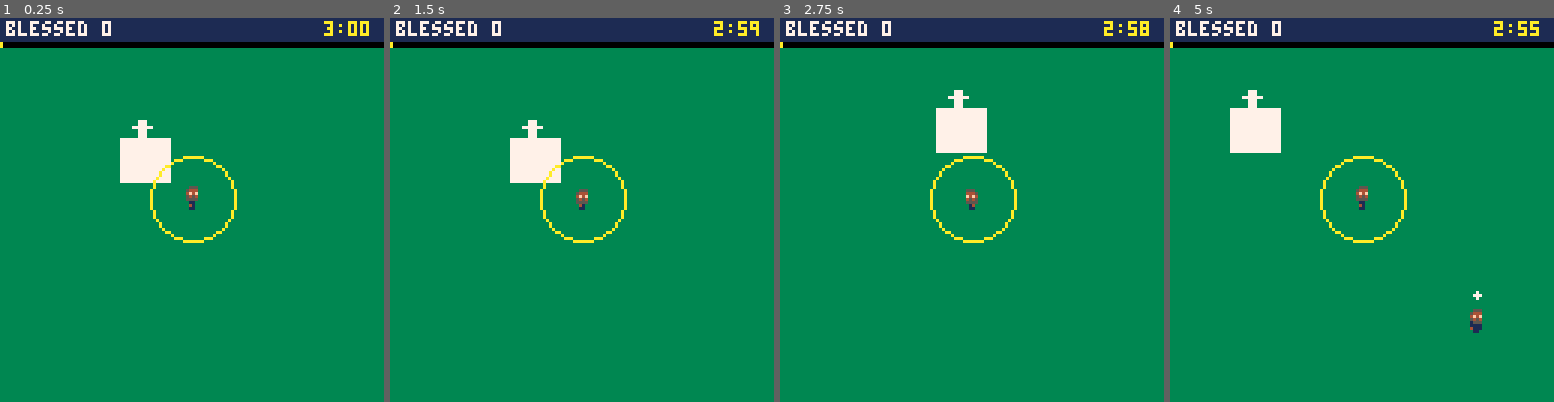
Above: before the commit, frames 1-4 (left to right).
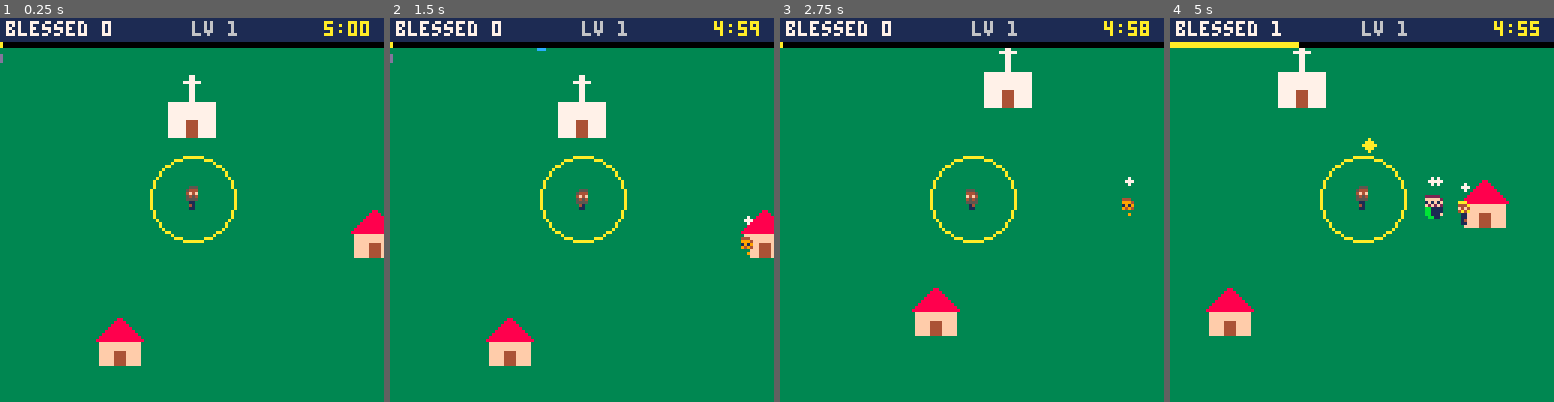
Above: after the commit, the same moments.

Repository: shalone86/sdcourses
Game: PICO-8 cartridge game/blessed.p8
Two runs of this game, one before a commit and one after it. Both use one fixed random seed, a clock stepped at 60 frames per second and the inputs below.
Inputs:
- Up to frame 1 (0.25 s): no input
- Up to frame 2 (1.5 s): tap O (Z key) at 0.33, 0.7, 1.43 s; tap X (X key) at 1.07 s
- Up to frame 3 (2.75 s): hold Left 1.97-2.37 s; tap X (X key) at 2.07, 2.4, 2.73 s; tap O (Z key) at 2.22 s; hold Down from 2.42 s (still down)
- Up to frame 4 (5 s): release Down at 2.82 s; hold Right 2.87-3.53 s; tap X (X key) every 0.33 s from 3.07 to 4.73 s; tap O (Z key) at 3.1, 3.98, 4.87 s; hold Up 3.58-4.08 s; hold Right 4.13-4.53 s; hold Down from 4.58 s (still down)

The runs differ from the first frame. In frame 1, 5.1% of the frame differs, in the area x 0-100%, y 0-91%; in frame 2, 5.2%; in frame 3, 4.4%; in frame 4, 6.7%, in the area x 0-89%, y 0-83%.

Commit message:
Blessed!: a town with houses, people who come to you, grace to collect, gift boxes, pickups, sad neighbors, outfits and random looks
People walk out of houses toward the priest, each with a random look (her
base colors swapped per part). Blessed people drop grace to walk over;
every minute a sad neighbor needs many blessings and leaves a gift box
(pick an upgrade). Rosary, holy water bucket and coffee lie around.
Bishop changes the priest's outfit; deacon and helper priest have slots.
Upgrades have levels; best score is saved. npm run pico8 now keeps slots
it doesn't list and writes the parts table.

Co-Authored-By: Claude Opus 5.5 <noreply@anthropic.com>
Claude-Session: https://claude.ai/code/session_014A5HNbCtgPJAi8nNk3cpQw

Diff:
--- a/game/blessed.p8
+++ b/game/blessed.p8
@@ -4,82 +4,239 @@
 -- blessed! a priest survivors game
 -- arrows walk. you bless anyone
 -- near you on your own.
--- level up: left/right choose,
--- x or z take it.
-
--- sprite slots (game/sprites.json)
-s_priest=0 s_deacon=2 s_helper=4
+-- level up / gift box: left/right
+-- choose, x or z take it.
+
+-- sprite slots: game/sprites.json
+-- says which drawing goes where.
+-- a slot with no drawing yet shows
+-- as a dot or a plain shape.
+s_priest=0 s_bishop=2
+s_deacon=4 s_helper=6
 s_people={16,18,20,22,24}
-
-day_len=180 -- seconds in a day
+s_grace=32 s_chest=33
+s_rosary=34 s_bucket=35
+s_coffee=36 s_car=37
+s_decor={40,41,42,43,44,45}
+-- 16x16 buildings
+s_house=48 s_church=50 s_hosp=52
+
+world=512   -- town size in pixels
+day_len=300 -- seconds in a day
+
+-- @parts (npm run pico8 writes this from game/sprites.json)
+parts={[1]="clothes",[4]="skin",[5]="hair",[15]="eyes"}
+-- @end
+
+-- random looks for the people:
+-- each part's color is swapped
+-- for one of these colors
+looks={
+ hair={1,2,4,5,6,7,9,10},
+ shirt={1,2,3,8,9,11,12,13,14},
+ pants={1,2,3,5,12,13},
+ shoes={1,2,4,5},
+ clothes={1,2,3,8,9,11,12,13,14},
+}
+skins={{4,15},{15,1},{9,1},{4,1}} -- skin, eyes
+
+cartdata("sdcason_blessed")
 
 function _init()
- p={x=64,y=64,spd=1,r=14,cd=0,rate=45,fl=false}
+ make_town()
+ p={x=256,y=272,spd=1,r=14,cd=0,
+  rate=45,fl=false,fast=0,mag=14}
  people={} fx={} helpers={}
- deacons=0 church=0 chap=false
+ graces={} items={}
+ deacons=0 church=0
+ chap=false bishop=false
+ lv={} -- level of each upgrade
  score=0 xp=0 need=3 lvl=1
- t=0 missed=0
+ t=0 missed=0 msg="" msg_t=0
  state="play"
- church_x,church_y=40,40
- hosp_x,hosp_y=180,90
-end
-
--- upgrades: name, what it does
+ for i=1,8 do drop_item(rnd(world),rnd(world)) end
+end
+
+-- upgrades: name, what it does,
+-- most times you can take it
 ups={
- {n="holy water",d="bless farther",f=function() p.r+=6 end},
- {n="quick hands",d="bless faster",f=function() p.rate=max(10,p.rate-8) end},
- {n="a car",d="go faster",f=function() p.spd+=0.4 end},
- {n="a deacon",d="blesses with you",f=function() deacons+=1 end},
- {n="bishop!",d="priests bless for you",f=function() add(helpers,{x=p.x,y=p.y,cd=0}) end},
- {n="fix the church",d="more people come",f=function() church+=1 end},
- {n="chaplain",d="hospital blesses itself",f=function() chap=true end},
+ {n="holy water",d="bless farther",max=5,
+  f=function() p.r+=5 end},
+ {n="quick hands",d="bless faster",max=5,
+  f=function() p.rate=max(12,p.rate-7) end},
+ {n="a car",d="drive faster",max=3,
+  f=function() p.spd+=0.4 end},
+ {n="guardian angel",d="grace flies to you",max=4,
+  f=function() p.mag+=10 end},
+ {n="a deacon",d="blesses beside you",max=4,
+  f=function() deacons+=1 end},
+ {n="bishop",d="a priest blesses for you",max=5,
+  f=function() bishop=true add(helpers,{x=p.x,y=p.y,cd=0}) end},
+ {n="fix the church",d="the church blesses too",max=5,
+  f=function() church+=1 end},
+ {n="chaplain",d="the hospital is blessed",max=1,
+  f=function() chap=true end},
 }
 
-function drawn(n)
- for y=0,7 do for x=0,7 do
-  if sget((n%16)*8+x,flr(n/16)*8+y)!=0 then return true end
+-->8
+-- the town
+
+function make_town()
+ bldg={}
+ add(bldg,{x=248,y=232,s=s_church,k="church"})
+ add(bldg,{x=380,y=120,s=s_hosp,k="hosp"})
+ -- doors she paints in the map
+ -- editor (sprite flag 1) send
+ -- people out too
+ for my=0,63 do for mx=0,63 do
+  if fget(mget(mx,my),1) then
+   add(bldg,{x=mx*8,y=my*8,k="door"})
+  end
  end end
+ for i=1,40 do
+  local x,y=16+rnd(world-48),16+rnd(world-48)
+  if free(x,y) then
+   add(bldg,{x=x,y=y,s=s_house,k="house"})
+  end
+ end
+ decor={}
+ for i=1,150 do
+  add(decor,{x=rnd(world),y=rnd(world),s=rnd(s_decor)})
+ end
+end
+
+function free(x,y)
+ if abs(x-256)<40 and abs(y-260)<40 then return false end
+ for b in all(bldg) do
+  if abs(b.x-x)<28 and abs(b.y-y)<28 then return false end
+ end
+ return true
+end
+
+-- walls stop the priest: buildings,
+-- the town's edge, and map tiles
+-- with sprite flag 0
+function solid(x,y)
+ if x<4 or y<8 or x>world-4 or y>world then return true end
+ if fget(mget(x\8,y\8),0) then return true end
+ for b in all(bldg) do
+  if b.s and x>b.x and x<b.x+16
+   and y>b.y+6 and y<b.y+17 then
+   return true
+  end
+ end
  return false
 end
 
-function sprite(n,x,y,fl,c)
- -- her drawing, or a dot until she draws it
- if drawn(n) then
-  spr(n+flr(t/15)%2,x-4,y-8,1,1,fl)
+function near(ax,ay,bx,by,r)
+ local dx,dy=ax-bx,ay-by
+ return abs(dx)<r and abs(dy)<r
+  and dx*dx+dy*dy<r*r
+end
+
+-->8
+-- people, blessings, things
+
+function new_look()
+ local sk,l=rnd(skins),{}
+ for c,k in pairs(parts) do
+  if k=="skin" then l[c]=sk[1]
+  elseif k=="eyes" then l[c]=sk[2]
+  elseif looks[k] then l[c]=rnd(looks[k]) end
+ end
+ return l
+end
+
+function spawn(big)
+ -- out of a house near you,
+ -- or from off the screen
+ local x,y
+ local close={}
+ for b in all(bldg) do
+  if abs(b.x-p.x)<100 and abs(b.y-p.y)<100 then
+   add(close,b)
+  end
+ end
+ if #close>0 and rnd(1)<0.7 then
+  local b=rnd(close)
+  x,y=b.x+8,b.y+18
  else
-  circfill(x,y-4,3,c)
- end
-end
-
-function spawn()
- local a=rnd(1)
- local sx,sy=p.x+cos(a)*80,p.y+sin(a)*80
- if rnd(4)<church then sx,sy=church_x+rnd(16),church_y+rnd(16) end
- add(people,{x=sx,y=sy,s=rnd(s_people),
-  wait=600+rnd(300),dx=rnd(0.6)-0.3,dy=rnd(0.6)-0.3})
+  local a=rnd(1)
+  x,y=p.x+cos(a)*90,p.y+sin(a)*90
+ end
+ local q={x=x,y=y,s=rnd(s_people),
+  look=new_look(),need=1,hit=0,
+  wait=900+rnd(300),spd=.2+rnd(.2)}
+ if big then
+  q.big=true q.need=10+lvl\2
+  q.spd=.15 q.wait=3600
+ end
+ add(people,q)
 end
 
 function bless(x,y,r)
  for q in all(people) do
-  if (q.x-x)^2+(q.y-y)^2<r*r then
-   del(people,q)
-   score+=1 xp+=1
-   add(fx,{x=q.x,y=q.y,t=20})
-  end
+  if near(q.x,q.y-4,x,y,r) then
+   q.need-=1 q.hit=4
+   if q.need<=0 then
+    del(people,q) score+=1
+    add(graces,{x=q.x,y=q.y-4,v=q.big and 10 or 1})
+    if q.big then add(items,{x=q.x,y=q.y,k="chest"}) end
+    add(fx,{x=q.x,y=q.y,t=20})
+    sfx(0)
+   end
+  end
+ end
+end
+
+function drop_item(x,y)
+ add(items,{x=mid(16,x,world-16),y=mid(16,y,world-16),
+  k=rnd({"rosary","bucket","coffee"})})
+end
+
+function use(k)
+ sfx(1)
+ if k=="chest" then
+  sfx(3) offer("a gift box!")
+ elseif k=="rosary" then
+  for g in all(graces) do g.pull=true end
+  say("rosary: all grace comes")
+ elseif k=="bucket" then
+  for q in all(people) do
+   if not q.big then q.need=1 end
+  end
+  bless(p.x,p.y,90)
+  say("holy water for everyone!")
+ elseif k=="coffee" then
+  p.fast=300 say("coffee! go go go")
+ end
+end
+
+function say(s) msg=s msg_t=90 end
+
+function offer(title)
+ local pool={}
+ for u in all(ups) do
+  if (lv[u.n] or 0)<u.max then add(pool,u) end
+ end
+ choices={}
+ for i=1,min(3,#pool) do
+  local u=rnd(pool) del(pool,u) add(choices,u)
+ end
+ if #choices>0 then
+  pick=1 pick_title=title state="pick"
  end
 end
 
 function levelup()
  xp-=need lvl+=1
- need=flr(need*1.4)+1
- choices={}
- local pool={}
- for u in all(ups) do add(pool,u) end
- for i=1,3 do
-  local u=rnd(pool) del(pool,u) add(choices,u)
- end
- pick=1 state="pick"
-end
+ need=flr(need*1.3)+1
+ sfx(2)
+ offer("level "..lvl.."! choose one")
+end
+
+-->8
+-- update
 
 function _update()
  if state=="over" then
@@ -87,29 +244,55 @@
   return
  end
  if state=="pick" then
-  if btnp(0) then pick=max(1,pick-1) end
-  if btnp(1) then pick=min(3,pick+1) end
+  if btnp(0) or btnp(2) then pick=max(1,pick-1) end
+  if btnp(1) or btnp(3) then pick=min(#choices,pick+1) end
   if btnp(4) or btnp(5) then
-   choices[pick].f() state="play"
+   local u=choices[pick]
+   lv[u.n]=(lv[u.n] or 0)+1
+   u.f() state="play"
   end
   return
  end
 
  t+=1
- if t>=day_len*30 then state="over" return end
-
- -- walk
+ if t>=day_len*30 then
+  state="over"
+  best=dget(0)
+  if score>best then dset(0,score) end
+  return
+ end
+
+ -- walk (coffee doubles it)
  local dx,dy=0,0
  if btn(0) then dx-=1 p.fl=true end
  if btn(1) then dx+=1 p.fl=false end
  if btn(2) then dy-=1 end
  if btn(3) then dy+=1 end
- p.x+=dx*p.spd p.y+=dy*p.spd
-
- -- people come asking
- if t%max(8,30-church*4-flr(t/600))==0 then spawn() end
+ local sp=p.spd
+ if p.fast>0 then sp*=2 p.fast-=1 end
+ if not solid(p.x+dx*sp,p.y) then p.x+=dx*sp end
+ if not solid(p.x,p.y+dy*sp) then p.y+=dy*sp end
+
+ -- more and more people ask
+ if t%max(6,30-church*3-t\900)==0 then spawn() end
+ -- every minute, a sad neighbor
+ -- who needs lots of blessings
+ if t%1800==900 then
+  spawn(true) say("a sad neighbor needs you!")
+ end
+ -- now and then, a gift lands
+ if t%450==0 then
+  drop_item(p.x+rnd(160)-80,p.y+rnd(160)-80)
+ end
+
+ -- they come to you
  for q in all(people) do
-  q.x+=q.dx q.y+=q.dy q.wait-=1
+  local a=atan2(p.x-q.x,p.y-q.y)
+  if not near(q.x,q.y,p.x,p.y,6) then
+   q.x+=cos(a)*q.spd q.y+=sin(a)*q.spd
+  end
+  q.fl=cos(a)<0
+  q.wait-=1
   if q.wait<=0 then del(people,q) missed+=1 end
  end
 
@@ -117,15 +300,17 @@
  p.cd-=1
  if p.cd<=0 then
   p.cd=p.rate
-  bless(p.x,p.y,p.r)
+  bless(p.x,p.y-4,p.r)
   for i=1,deacons do
    local a=t/90+i/deacons
-   bless(p.x+cos(a)*18,p.y+sin(a)*18,8)
-  end
-  if chap then bless(hosp_x+8,hosp_y+8,30) end
- end
-
- -- your priests go to whoever waits
+   bless(p.x+cos(a)*18,p.y-4+sin(a)*18,9)
+  end
+  if church>0 then bless(256,248,16+church*8) end
+  if chap then bless(388,128,36) end
+ end
+
+ -- your priests go to whoever
+ -- has waited longest
  for h in all(helpers) do
   local q=people[1]
   if q then
@@ -133,39 +318,139 @@
    h.x+=cos(a)*0.8 h.y+=sin(a)*0.8
   end
   h.cd-=1
-  if h.cd<=0 then h.cd=40 bless(h.x,h.y,10) end
- end
-
- for f in all(fx) do f.t-=1 if f.t<=0 then del(fx,f) end end
- if xp>=need then levelup() end
+  if h.cd<=0 then h.cd=40 bless(h.x,h.y-4,10) end
+ end
+
+ -- grace: walk near it to pick it up
+ for g in all(graces) do
+  if g.pull or near(g.x,g.y,p.x,p.y-4,p.mag) then
+   local a=atan2(p.x-g.x,p.y-4-g.y)
+   g.x+=cos(a)*3 g.y+=sin(a)*3
+  end
+  if near(g.x,g.y,p.x,p.y-4,5) then
+   del(graces,g) xp+=g.v sfx(1)
+  end
+ end
+
+ for it in all(items) do
+  if near(it.x,it.y,p.x,p.y-4,8) then
+   del(items,it) use(it.k)
+   if state=="pick" then break end
+  end
+ end
+
+ for f in all(fx) do
+  f.t-=1 if f.t<=0 then del(fx,f) end
+ end
+ msg_t=max(0,msg_t-1)
+ if xp>=need and state=="play" then levelup() end
+end
+
+-->8
+-- draw
+
+dc={}
+function drawn(n)
+ if dc[n]==nil then
+  dc[n]=false
+  for y=0,7 do for x=0,7 do
+   if sget(n%16*8+x,n\16*8+y)!=0 then dc[n]=true end
+  end end
+ end
+ return dc[n]
+end
+
+function sprite(n,x,y,fl,c)
+ -- her drawing (2 frames), or a dot
+ if drawn(n) then
+  spr(n+flr(t/15)%2,x-4,y-8,1,1,fl)
+ else
+  circfill(x,y-4,3,c)
+ end
+end
+
+function thing(n,x,y,c)
+ if drawn(n) then spr(n,x-4,y-4) else circfill(x,y,2,c) end
+end
+
+function shape(b)
+ local x,y=b.x,b.y
+ if b.k=="church" then
+  rectfill(x,y+4,x+15,y+15,7)
+  rectfill(x+7,y-5,x+8,y+4,7)
+  line(x+5,y-3,x+10,y-3,7)
+  rectfill(x+6,y+10,x+9,y+15,4)
+ elseif b.k=="hosp" then
+  rectfill(x,y+2,x+15,y+15,7)
+  rectfill(x+7,y+4,x+8,y+11,8)
+  rectfill(x+4,y+7,x+11,y+8,8)
+ else
+  rectfill(x+1,y+7,x+14,y+15,15)
+  for i=0,7 do line(x+7-i,y+i,x+8+i,y+i,8) end
+  rectfill(x+6,y+11,x+9,y+15,4)
+ end
+end
+
+function draw_person(q)
+ for c,n in pairs(q.look) do pal(c,n) end
+ if q.hit>0 then
+  for i=1,15 do pal(i,7) end
+  q.hit-=1
+ end
+ if q.big then
+  local n=q.s+flr(t/15)%2
+  if drawn(q.s) then
+   sspr(n%16*8,n\16*8,8,8,q.x-8,q.y-16,16,16,q.fl)
+  else circfill(q.x,q.y-7,6,12) end
+ else
+  sprite(q.s,q.x,q.y,q.fl,12)
+ end
+ pal()
+ -- "+" asks for a blessing; a sad
+ -- neighbor shows how many more
+ if q.wait>120 or t%8<4 then
+  if q.big then print(q.need,q.x-3,q.y-23,12)
+  else print("+",q.x-1,q.y-15,7) end
+ end
 end
 
 function _draw()
  cls(3)
  camera(p.x-64,p.y-64)
- -- church grows as you fix it
- rectfill(church_x,church_y,church_x+16+church*4,church_y+14,7)
- rectfill(church_x+6,church_y-6,church_x+8,church_y,7)
- line(church_x+4,church_y-4,church_x+10,church_y-4,7)
- if chap then
-  rectfill(hosp_x,hosp_y,hosp_x+16,hosp_y+12,7)
-  rectfill(hosp_x+7,hosp_y+2,hosp_x+9,hosp_y+10,8)
-  rectfill(hosp_x+4,hosp_y+5,hosp_x+12,hosp_y+7,8)
- end
+ map(0,0,0,0,64,64)
+ for d in all(decor) do spr(d.s,d.x,d.y) end
+ for b in all(bldg) do
+  if b.s then
+   if drawn(b.s) then spr(b.s,b.x,b.y,2,2)
+   else shape(b) end
+  end
+ end
+ if church>0 then circ(256,248,16+church*8,7) end
+ if chap then circ(388,128,36,8) end
  circ(p.x,p.y-4,p.r,10)
- for q in all(people) do
-  sprite(q.s,q.x,q.y,q.dx<0,12)
-  -- the asking bubble blinks when time runs short
-  if q.wait>120 or t%8<4 then
-   print("+",q.x-1,q.y-15,7)
-  end
- end
+
+ for it in all(items) do
+  local s,c=s_chest,9
+  if it.k=="rosary" then s,c=s_rosary,13
+  elseif it.k=="bucket" then s,c=s_bucket,12
+  elseif it.k=="coffee" then s,c=s_coffee,4 end
+  thing(s,it.x,it.y+sin(t/40),c)
+ end
+ for g in all(graces) do thing(s_grace,g.x,g.y,10) end
+ for q in all(people) do draw_person(q) end
  for i=1,deacons do
   local a=t/90+i/deacons
   sprite(s_deacon,p.x+cos(a)*18,p.y+sin(a)*18,false,9)
  end
- for h in all(helpers) do sprite(s_helper,h.x,h.y,false,13) end
- sprite(s_priest,p.x,p.y,p.fl,0)
+ for h in all(helpers) do
+  sprite(s_helper,h.x,h.y,false,13)
+ end
+ if (lv["a car"] or 0)>0 and drawn(s_car) then
+  spr(s_car,p.x-4,p.y-6,1,1,p.fl)
+ end
+ local me=s_priest
+ if bishop and drawn(s_bishop) then me=s_bishop end
+ sprite(me,p.x,p.y,p.fl,0)
  for f in all(fx) do
   print("\143",f.x-3,f.y-12-(20-f.t)/2,10)
  end
@@ -174,28 +459,35 @@
  -- top bar
  rectfill(0,0,127,7,1)
  print("blessed "..score,2,1,7)
- local left=day_len-flr(t/30)
- print(flr(left/60)..":"..sub("0"..left%60,-2),108,1,10)
+ print("lv "..lvl,64,1,6)
+ local left=day_len-t\30
+ print(left\60 ..":"..sub("0"..left%60,-2),108,1,10)
  rectfill(0,8,127,9,0)
- rectfill(0,8,127*xp/need,9,10)
+ rectfill(0,8,127*min(1,xp/need),9,10)
+ if msg_t>0 then
+  print(msg,64-#msg*2,14,7)
+ end
 
  if state=="pick" then
-  rectfill(8,30,119,98,1) rect(8,30,119,98,10)
-  print("level "..lvl.."! choose one",20,34,10)
-  for i=1,3 do
+  rectfill(8,28,119,100,1) rect(8,28,119,100,10)
+  print(pick_title,64-#pick_title*2,32,10)
+  for i=1,#choices do
    local u=choices[i]
-   local y=44+(i-1)*17
+   local y=42+(i-1)*17
    if i==pick then rectfill(12,y-2,115,y+12,13) end
-   print(u.n,16,y,7) print(u.d,16,y+6,6)
-  end
-  print("\139\145 choose  \142 take",26,91,6)
+   print(u.n,16,y,7)
+   print("lv "..((lv[u.n] or 0)+1),96,y,9)
+   print(u.d,16,y+6,6)
+  end
+  print("\139\145 choose  \142 take",28,93,6)
  end
  if state=="over" then
-  rectfill(16,40,111,88,1) rect(16,40,111,88,10)
-  print("the day is done",34,46,10)
-  print("blessed: "..score,34,58,7)
-  print("missed: "..missed,34,66,6)
-  print("press x to play again",22,78,6)
+  rectfill(16,36,111,92,1) rect(16,36,111,92,10)
+  print("the day is done",34,42,10)
+  print("blessed: "..score,34,54,7)
+  print("missed: "..missed,34,62,6)
+  print("best: "..max(best,score),34,70,9)
+  print("press x to play again",22,82,6)
  end
 end
 __gfx__
Not shown, changed: game/sprites.json
Not shown, changed: scripts/pico8.mjs
